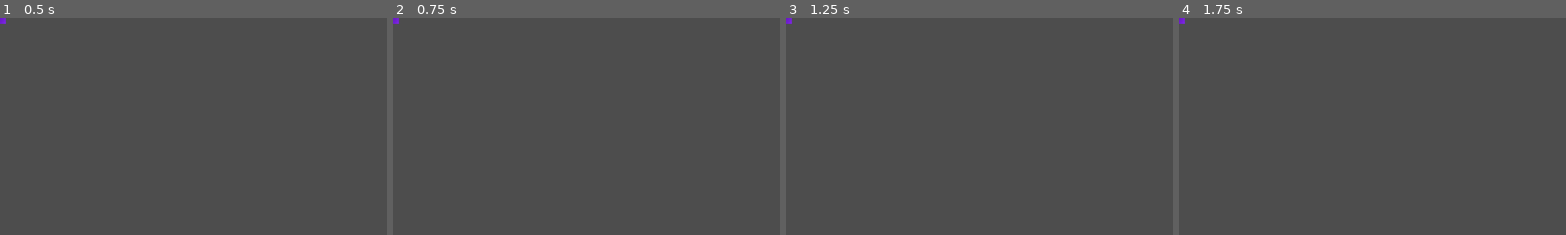
Above: before the commit, frames 1-4 (left to right).
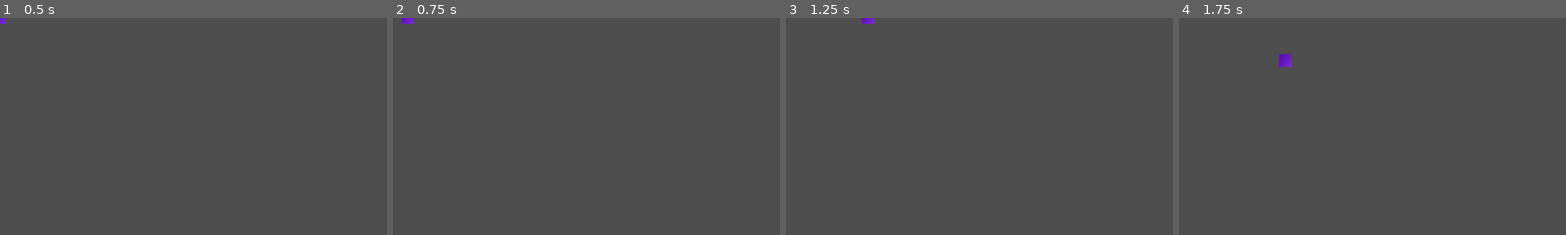
Above: after the commit, the same moments.

Repository: M-E-7/mob-fighter
Game: Godot game, scene res://Entities/Player/player.tscn
Same seed, same stepped clock (60 frames per second), same inputs: the game is played once before the commit and once after it.
Inputs:
- Up to frame 1 (0.5 s): no input
- Up to frame 2 (0.75 s): tap Enter at 0.5 s; hold Right (ui_right) from 0.53 s (still down)
- Up to frame 3 (1.25 s): keep holding Right (ui_right)
- Up to frame 4 (1.75 s): tap Space at 1.25 s; release Right (ui_right) at 1.28 s; hold Down (ui_down) from 1.28 s (still down)
The pictures show only the part of the screen within x 0-50%, y 0-50%; the shares and areas given below are measured in that part.

Frame 1 is identical in both runs. In frame 2, 0.1% of the frame differs, in the area x 0-6%, y 0-3%; in frame 3, 0.1%; in frame 4, 0.2%, in the area x 0-30%, y 0-23%.

Commit message:
Added movement to Player

Diff:
--- /dev/null
+++ b/Entities/Player/Components/facing_component.gd
@@ -0,0 +1,43 @@
+extends Node
+class_name FacingComponent
+## Component that tracks which direction the player is facing
+## Updates based on movement direction and emits signals for animation/combat systems
+
+signal facing_changed(direction: Vector2)
+
+@export var update_on_movement: bool = true
+
+var facing_direction: Vector2 = Vector2.DOWN
+
+
+func _physics_process(_delta: float) -> void:
+	if not update_on_movement:
+		return
+
+	# Get input direction to update facing
+	var input_vector := Input.get_vector("ui_left", "ui_right", "ui_up", "ui_down")
+
+	# Only update facing if there's actual movement input
+	if input_vector.length() > 0:
+		var new_direction := input_vector.normalized()
+		if new_direction != facing_direction:
+			facing_direction = new_direction
+			facing_changed.emit(facing_direction)
+
+
+## Get facing direction as a string (useful for animation state names)
+func get_facing_as_string() -> String:
+	if abs(facing_direction.x) > abs(facing_direction.y):
+		return "right" if facing_direction.x > 0 else "left"
+	else:
+		return "down" if facing_direction.y > 0 else "up"
+
+
+## Check if facing horizontally (left or right)
+func is_facing_horizontal() -> bool:
+	return abs(facing_direction.x) > abs(facing_direction.y)
+
+
+## Check if facing vertically (up or down)
+func is_facing_vertical() -> bool:
+	return abs(facing_direction.y) > abs(facing_direction.x)
--- /dev/null
+++ b/Entities/Player/Components/movement_component.gd
@@ -0,0 +1,42 @@
+extends Node
+class_name MovementComponent
+## Component that handles player movement input and physics
+## Processes WASD/Arrow key input and applies smooth acceleration/deceleration
+
+@export_group("Movement Settings")
+@export var max_speed: float = 200.0
+@export var acceleration: float = 1000.0
+@export var friction: float = 800.0
+
+var player: CharacterBody2D
+
+
+func _ready() -> void:
+	player = get_parent() as CharacterBody2D
+	if not player:
+		push_error("MovementComponent must be a child of CharacterBody2D")
+	else:
+		print("MovementComponent: Successfully connected to player")
+
+
+func _physics_process(delta: float) -> void:
+	if not player:
+		return
+
+	# Get input direction
+	var input_vector := Input.get_vector("ui_left", "ui_right", "ui_up", "ui_down")
+
+	# Debug output
+	if input_vector.length() > 0:
+		print("Input: ", input_vector, " | Velocity: ", player.velocity)
+
+	if input_vector.length() > 0:
+		# Apply acceleration toward target velocity
+		var target_velocity := input_vector * max_speed
+		player.velocity = player.velocity.move_toward(target_velocity, acceleration * delta)
+	else:
+		# Apply friction to slow down
+		player.velocity = player.velocity.move_toward(Vector2.ZERO, friction * delta)
+
+	# Move the player
+	player.move_and_slide()
--- /dev/null
+++ b/Entities/Player/player.gd
@@ -0,0 +1,23 @@
+extends CharacterBody2D
+class_name Player
+## Player coordinator that manages components
+## Provides clean API for external systems to access player components
+
+@onready var movement: MovementComponent = $MovementComponent
+@onready var facing: FacingComponent = $FacingComponent
+
+
+func _ready() -> void:
+	print("Player _ready() called")
+	print("Movement component exists: ", movement != null)
+	print("Facing component exists: ", facing != null)
+
+
+## Get the movement component
+func get_movement_component() -> MovementComponent:
+	return movement
+
+
+## Get the facing component
+func get_facing_component() -> FacingComponent:
+	return facing
--- a/Entities/Player/player.tscn
+++ b/Entities/Player/player.tscn
@@ -1,11 +1,15 @@
-[gd_scene format=3 uid="uid://cib5unlpojl15"]
+[gd_scene load_steps=4 format=3 uid="uid://cib5unlpojl15"]
 
-[ext_resource type="Texture2D" uid="uid://dljtw1vf7hbi3" path="res://Entities/Player/purpleTexture.png" id="1_mv1ah"]
+[ext_resource type="Script" path="res://Entities/Player/player.gd" id="1_player"]
+[ext_resource type="Script" path="res://Entities/Player/Components/movement_component.gd" id="2_movement"]
+[ext_resource type="Script" path="res://Entities/Player/Components/facing_component.gd" id="3_facing"]
+[ext_resource type="Texture2D" uid="uid://dljtw1vf7hbi3" path="res://Entities/Player/purpleTexture.png" id="4_mv1ah"]
 
 [sub_resource type="RectangleShape2D" id="RectangleShape2D_mv1ah"]
 size = Vector2(18, 18)
 
 [node name="Player" type="CharacterBody2D" unique_id=1517977448]
+script = ExtResource("1_player")
 
 [node name="CollisionShape2D" type="CollisionShape2D" parent="." unique_id=1985241145]
 shape = SubResource("RectangleShape2D_mv1ah")
@@ -13,4 +17,13 @@
 [node name="Sprite2D" type="Sprite2D" parent="." unique_id=386316919]
 position = Vector2(0, 4.2351647e-22)
 scale = Vector2(0.08333333, 0.07011069)
-texture = ExtResource("1_mv1ah")
+texture = ExtResource("4_mv1ah")
+
+[node name="MovementComponent" type="Node" parent="." unique_id=2341567890]
+script = ExtResource("2_movement")
+max_speed = 200.0
+acceleration = 1000.0
+friction = 800.0
+
+[node name="FacingComponent" type="Node" parent="." unique_id=2341567891]
+script = ExtResource("3_facing")
--- a/Levels/basic_level.tscn
+++ b/Levels/basic_level.tscn
@@ -6,4 +6,4 @@
 
 [node name="Player" parent="." unique_id=1517977448 instance=ExtResource("1_fji1c")]
 
-[node name="Camera2D" type="Camera2D" parent="." unique_id=1348273924]
+[node name="Camera2D" type="Camera2D" parent="Player" unique_id=1348273924]
Not shown, added: Entities/Player/Components/facing_component.gd.uid
Not shown, added: Entities/Player/Components/movement_component.gd.uid
Not shown, added: Entities/Player/player.gd.uid
